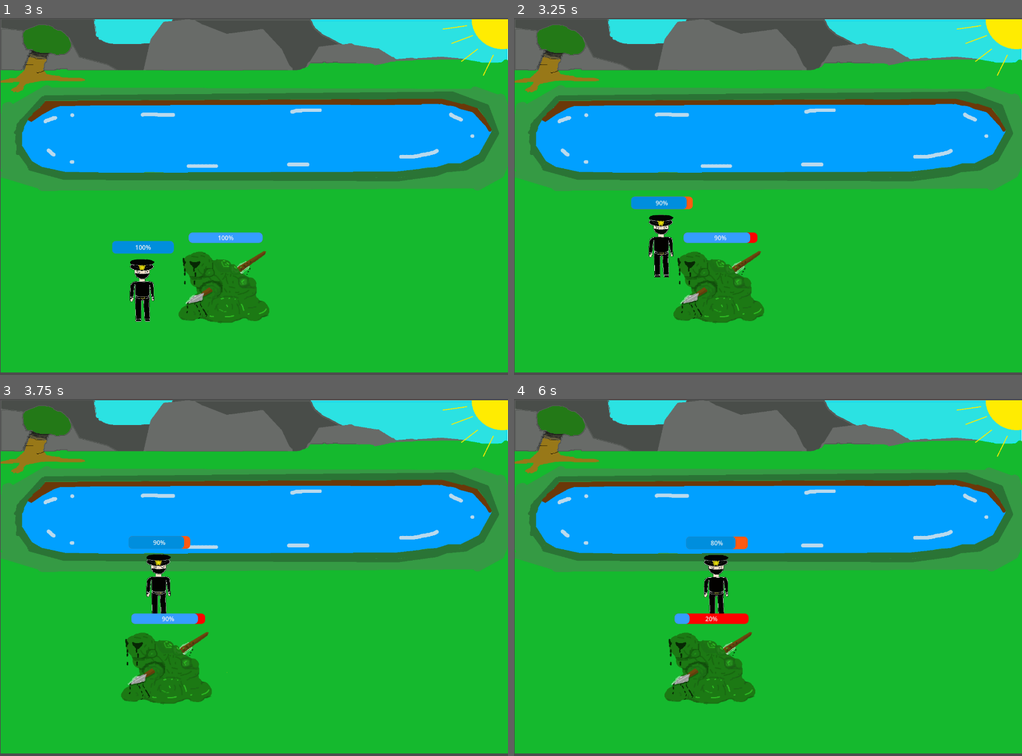
Above: before the commit, frames 1-4 (two rows, left to right).
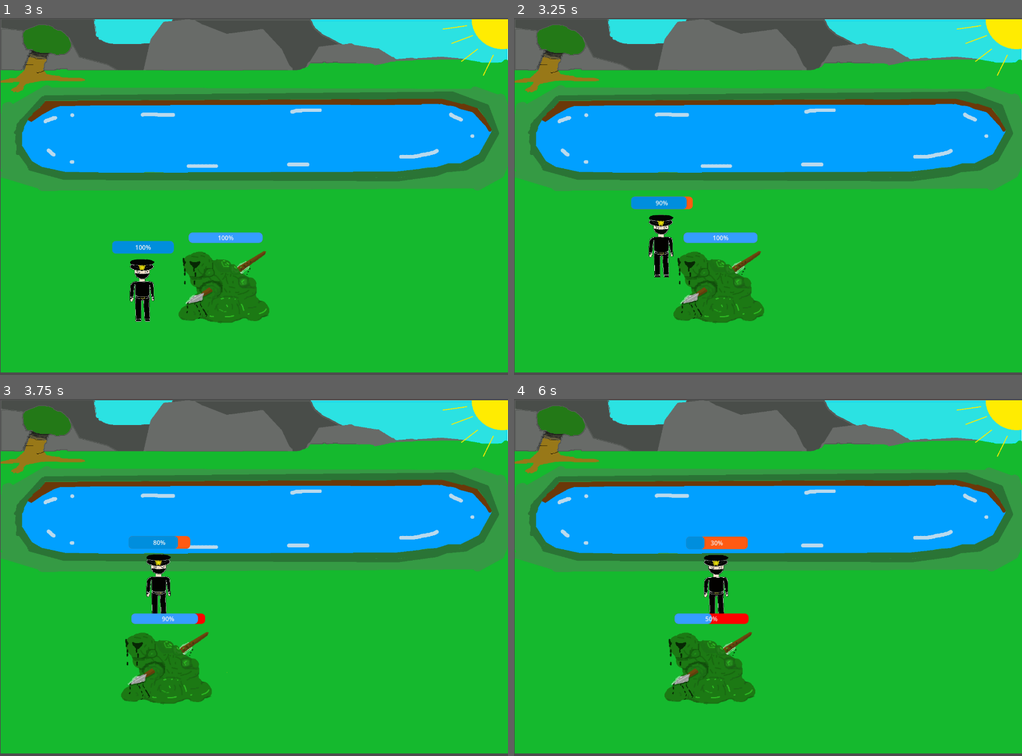
Above: after the commit, the same moments.

Repository: jwang5-dot/12-DT-Project
Game: Godot game, scene res://scene/Level_1_scene.tscn
Two runs of this game, one before a commit and one after it. Both use one fixed random seed, a clock stepped at 60 frames per second and the inputs below. This scene is started directly instead of the project's main scene.
Inputs (mouse positions are in pixels of both pictures, inside the frame that each line leads up to):
- Up to frame 1 (3 s): tap Enter (ui_accept) at 0.5, 0.77, 1.52 s; move the mouse to (365, 178) at 0.52 s; hold Right (ui_right) 0.53-2.03 s; move the mouse to (152, 214) at 1.27 s; move the mouse to (304, 117) at 2.02 s; hold Left (ui_left) 2.03-2.78 s; move the mouse to (228, 267) at 2.77 s; hold Right (ui_right) from 2.78 s (still down)
- Up to frame 2 (3.25 s): keep holding Right (ui_right); tap Enter (ui_accept) at 3.02 s
- Up to frame 3 (3.75 s): keep holding Right (ui_right); move the mouse to (406, 631) at 3.52 s
- Up to frame 4 (6 s): tap Enter (ui_accept) at 3.77, 4.52 s; move the mouse to (615, 523) at 4.27 s; release Right (ui_right) at 4.28 s; hold Left (ui_left) 4.28-5.03 s; move the mouse to (793, 577) at 5.02 s; hold Right (ui_right) 5.03-5.78 s; move the mouse to (691, 488) at 5.77 s; hold Left (ui_left) from 5.78 s (still down)

Frame 1 is identical in both runs. In frame 2, less than 0.1% of the frame differs, in the area x 39-48%, y 60-64%; in frame 3, less than 0.1%; in frame 4, 0.4%, in the area x 33-44%, y 38-64%.

Commit message:
Continuous_Damage

Diff:
--- a/assessment-game/project.godot
+++ b/assessment-game/project.godot
@@ -22,7 +22,7 @@
 
 [editor]
 
-movie_writer/movie_file="C:/Users/nicol/OneDrive/Pictures/Level_1_enemy_move.avi"
+movie_writer/movie_file="C:/Users/nicol/OneDrive/Pictures/Level_1_enemymove_error.avi"
 
 [input]
 
@@ -36,18 +36,16 @@
 }
 ui_left={
 "deadzone": 0.5,
-"events": [Object(InputEventKey,"resource_local_to_scene":false,"resource_name":"","device":0,"window_id":0,"alt_pressed":false,"shift_pressed":false,"ctrl_pressed":false,"meta_pressed":false,"pressed":false,"keycode":4194319,"physical_keycode":0,"key_label":0,"unicode":0,"location":0,"echo":false,"script":null)
-, Object(InputEventJoypadButton,"resource_local_to_scene":false,"resource_name":"","device":-1,"button_index":13,"pressure":0.0,"pressed":false,"script":null)
+"events": [Object(InputEventJoypadButton,"resource_local_to_scene":false,"resource_name":"","device":-1,"button_index":13,"pressure":0.0,"pressed":false,"script":null)
 , Object(InputEventJoypadMotion,"resource_local_to_scene":false,"resource_name":"","device":-1,"axis":0,"axis_value":-1.0,"script":null)
-, Object(InputEventKey,"resource_local_to_scene":false,"reso …(131 unchanged characters)… d":false,"keycode":0,"physical_keycode":65,"key_label":0,"unicode":97,"location":0,"echo":false,"script":null)
+, Object(InputEventKey,"resource_local_to_scene":false,"reso …(131 unchanged characters)… d":false,"keycode":0,"physical_keycode":4194319,"key_label":0,"unicode":0,"location":0,"echo":false,"script":null)
 ]
 }
 ui_right={
 "deadzone": 0.5,
-"events": [Object(InputEventKey,"resource_local_to_scene":false,"resource_name":"","device":0,"window_id":0,"alt_pressed":false,"shift_pressed":false,"ctrl_pressed":false,"meta_pressed":false,"pressed":false,"keycode":4194321,"physical_keycode":0,"key_label":0,"unicode":0,"location":0,"echo":false,"script":null)
-, Object(InputEventJoypadButton,"resource_local_to_scene":false,"resource_name":"","device":-1,"button_index":14,"pressure":0.0,"pressed":false,"script":null)
+"events": [Object(InputEventJoypadButton,"resource_local_to_scene":false,"resource_name":"","device":-1,"button_index":14,"pressure":0.0,"pressed":false,"script":null)
 , Object(InputEventJoypadMotion,"resource_local_to_scene":false,"resource_name":"","device":-1,"axis":0,"axis_value":1.0,"script":null)
-, Object(InputEventKey,"resource_local_to_scene":false,"reso …(131 unchanged characters)… d":false,"keycode":0,"physical_keycode":68,"key_label":0,"unicode":100,"location":0,"echo":false,"script":null)
+, Object(InputEventKey,"resource_local_to_scene":false,"reso …(131 unchanged characters)… d":false,"keycode":0,"physical_keycode":4194321,"key_label":0,"unicode":0,"location":0,"echo":false,"script":null)
 ]
 }
 ui_up={
--- a/assessment-game/script/melee_enemy.gd
+++ b/assessment-game/script/melee_enemy.gd
@@ -2,9 +2,10 @@
 extends CharacterBody2D
 
 const SPEED = 200.0
-const MOVE_LEFT: float = -1.0
-const MOVE_RIGHT: float = 1.0
-const STOP: float = 0.0
+const MOVE_LEFT: float = -1
+const MOVE_RIGHT: float = 1
+const STOP: float = 0
+const Continuous_Damage_Timer: float = 0.5
 
 @export var sprite: Sprite2D
 @export var health_ui: ProgressBar
@@ -12,6 +13,16 @@
 var health: int = 100
 var player: CharacterBody2D
 var direction = STOP
+var damage_timer = Continuous_Damage_Timer
+var player_range: bool = false
+
+func _physics_process(delta: float) -> void:
+	if player_range:
+		damage_timer -= delta
+	if damage_timer < 0:
+		player.take_damage()
+		damage_timer = Continuous_Damage_Timer
+
 
 func _ready() -> void:
 	for node in get_tree().get_nodes_in_group("player"):
@@ -39,3 +50,4 @@
 func _take_damage(body: Node2D) -> void:
 	if body is Player_2:
 		body.take_damage()
+		player_range = true
--- a/assessment-game/script/player_2.gd
+++ b/assessment-game/script/player_2.gd
@@ -3,12 +3,15 @@
 
 const SPEED = 300.0
 const JUMP_VELOCITY = -650.0
-const GRAVITY = 1200.0  # Define your own gravity
+const GRAVITY = 1200.0
+const Continuous_Damage_Timer: float = 0.5
 
 var health: int = 100
-var double_jump = true  # Track double jump
-var player = CharacterBody2D
+var double_jump: bool = true
+var enemy: Melee_Enemy
 var teleport_count: int = 0
+var enemy_range: bool = false
+var damage_timer = Continuous_Damage_Timer
 
 @export var sprite: Sprite2D
 @export var health_ui: ProgressBar
@@ -18,11 +21,15 @@
 	health_ui.value = health
 
 func _physics_process(delta: float) -> void:
-# Apply gravity
+	if enemy_range:
+		damage_timer -= delta
+	if damage_timer < 0:
+		enemy.take_damage()
+		damage_timer = Continuous_Damage_Timer
 	if not is_on_floor():
 		velocity.y += GRAVITY * delta
 	else:
-		double_jump = true  # Reset double jump when touching the floor
+		double_jump = true
 
 # Handle jump
 	if Input.is_action_just_pressed("ui_accept"):
@@ -53,7 +60,8 @@
 
 func _attack(body: Node2D) -> void:
 	if body is Melee_Enemy:
-		body.take_damage()
+		enemy = body
+		enemy_range = true
 
 
 func _portal(area: Area2D) -> void:
